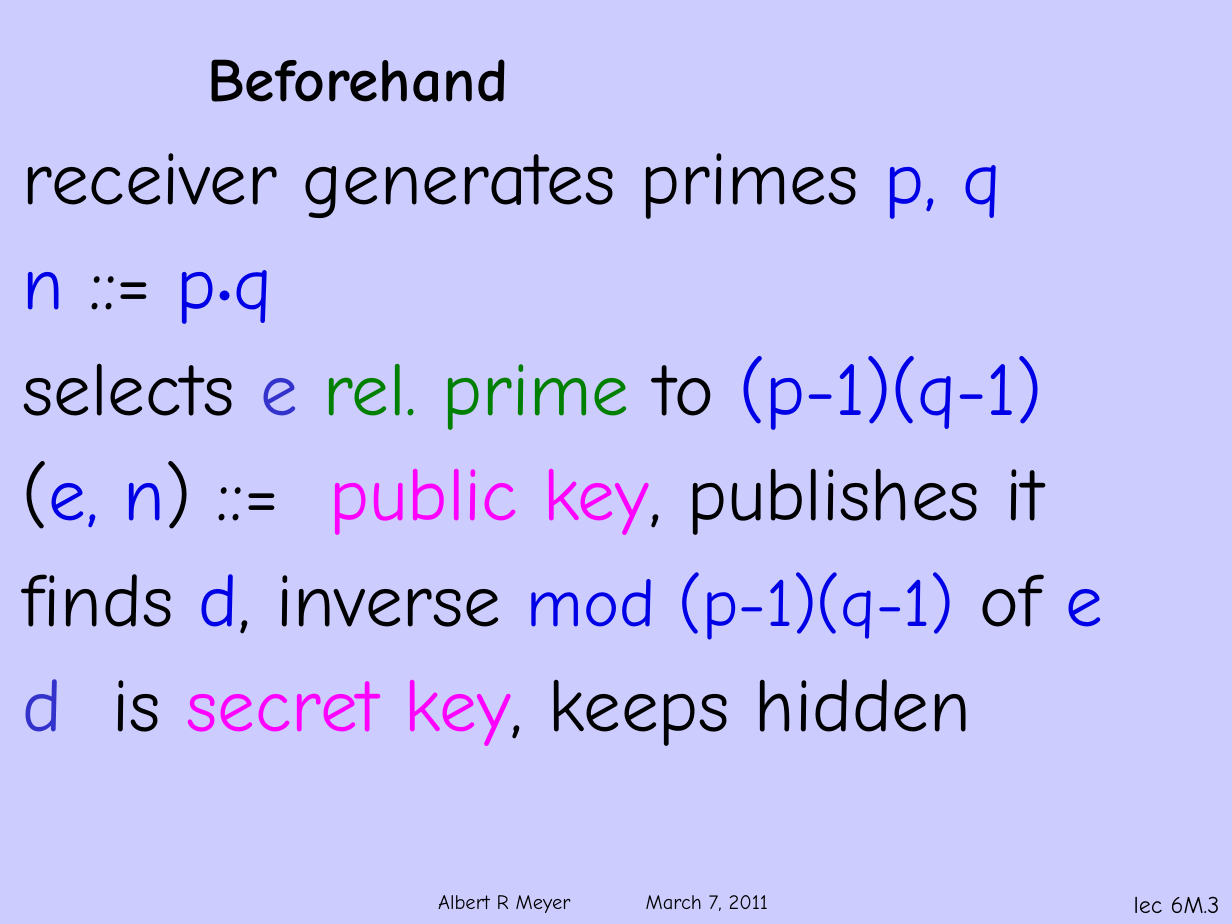
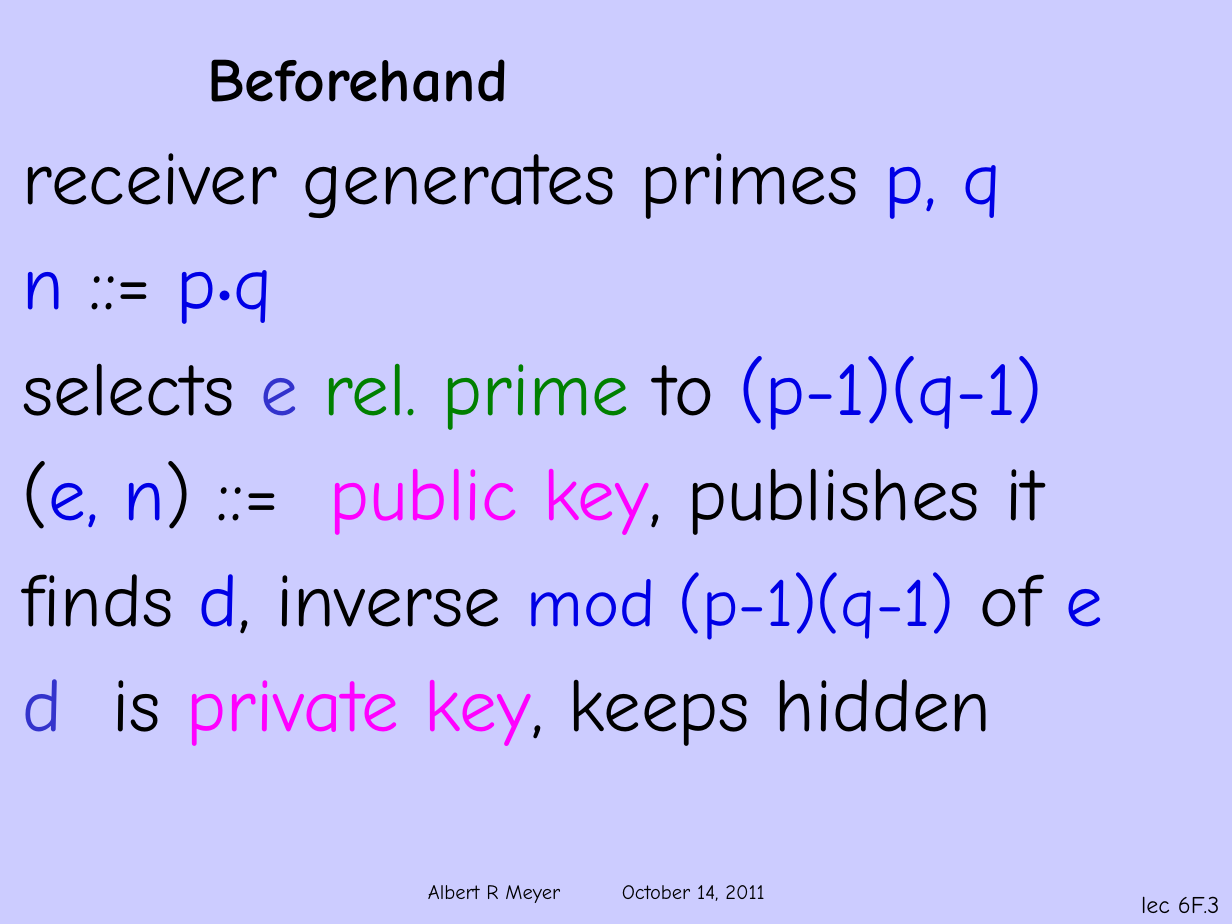
Before and after one commit to armeyer/mcs_web, a slide deck: slide 3 of fall11/slidesF11/slides6f.pptx. Drawn at 1232x924 pixels with LibreOffice and Linux fonts; fonts in the diff are those of the drawing; background and template pictures are left out. Boxes give left, top, right and bottom in pixels: in the first picture for what was removed or moved away, otherwise in the second. Text is boxed around its words. In the diff, an @@ line names an element or a change of style, - is before the commit and + after.

```diff
--- a/fall11/slidesF11/slides6f.pptx
+++ b/fall11/slidesF11/slides6f.pptx
@@ text at [23, 679, 992, 746]: text changed @@
-d is secret key, keeps hidden
+d is private key, keeps hidden
@@ text at [428, 885, 764, 903]: text changed @@
-Albert R Meyer March 7, 2011
+Albert R Meyer October 14, 2011
@@ page number at [1141, 896, 1220, 913]: text changed @@
-lec 6M.3
+lec 6F.3
```
Also in this commit, not shown: 23 other slides changed, 1 other file.
